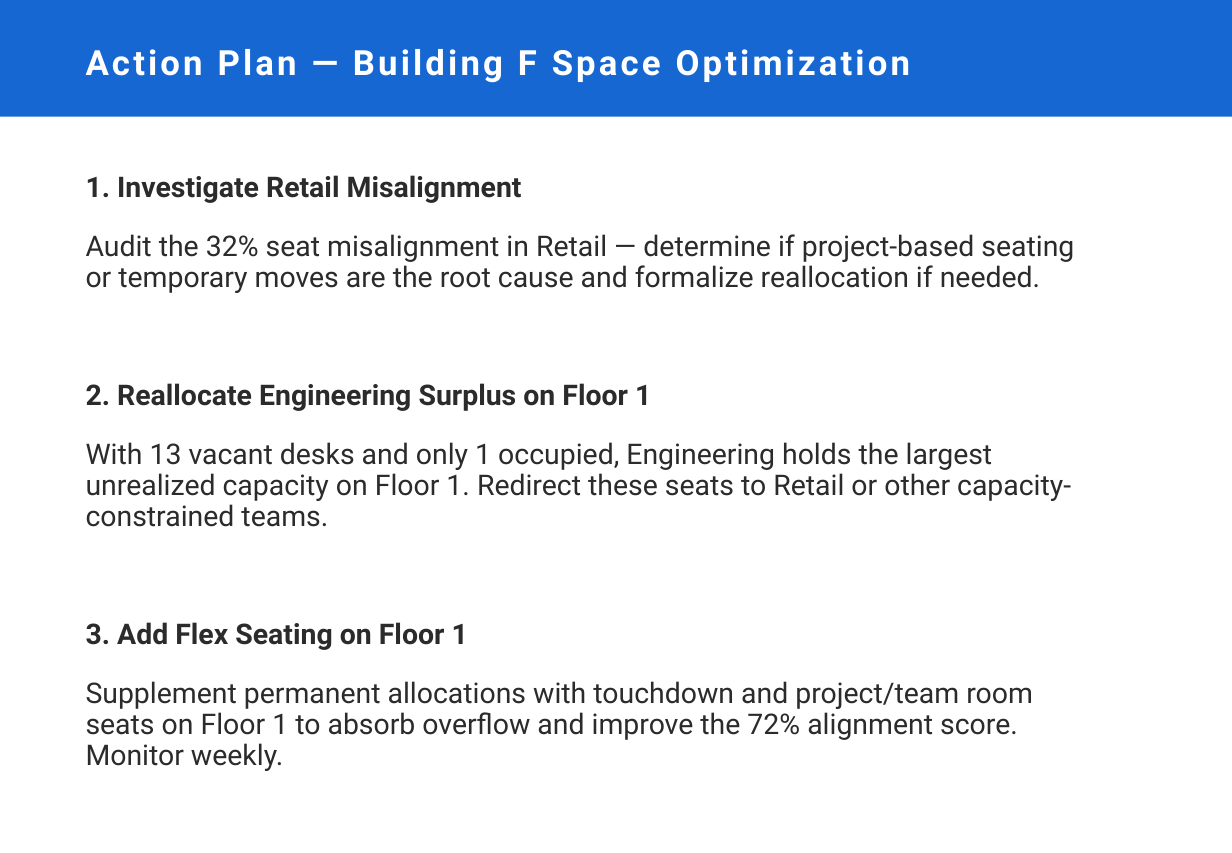
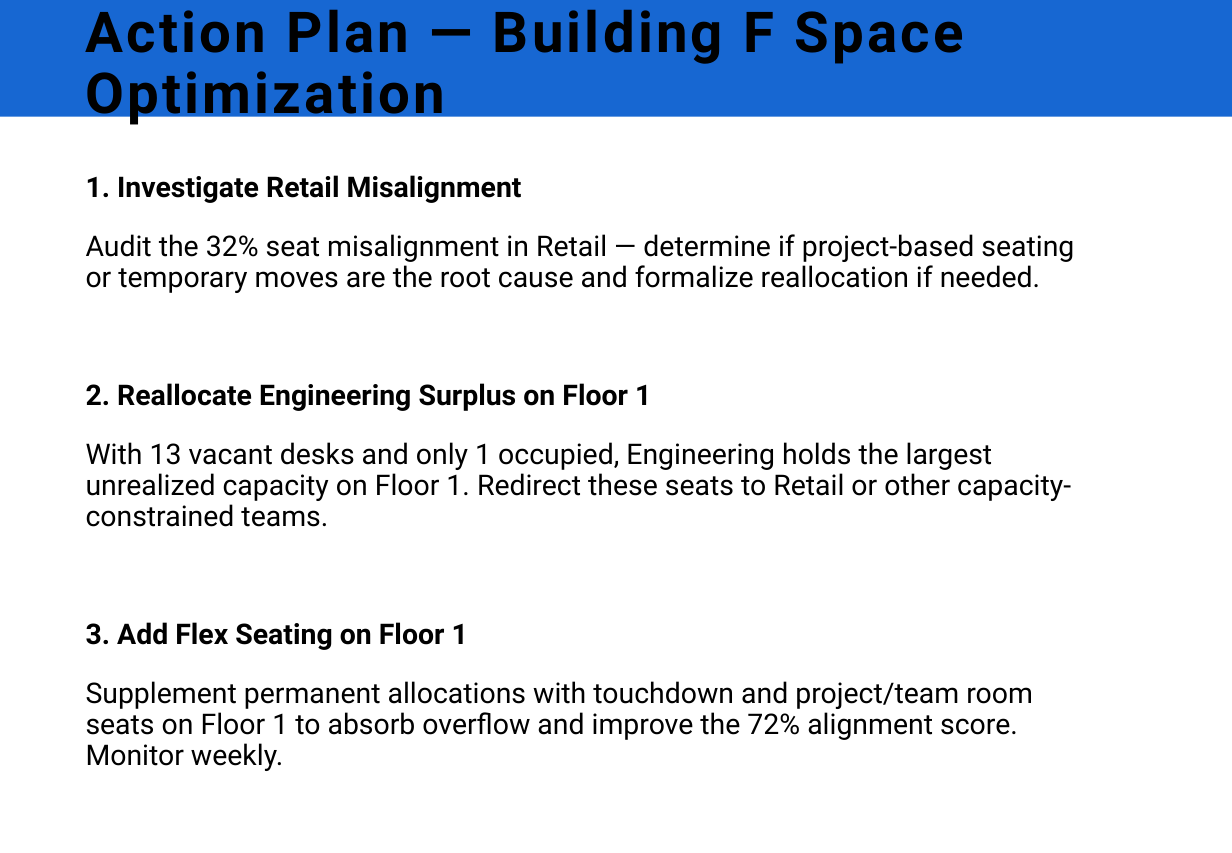
Before and after one commit to parokshs/conversational-ui, a slide deck: slide 6 of src/demo/presentation/assets/CWP_Template.pptx (slide 12 before the commit). Drawn at 1232x853 pixels with LibreOffice and Linux fonts; fonts in the diff are those of the drawing; background and template pictures are left out. Boxes give left, top, right and bottom in pixels: in the first picture for what was removed or moved away, otherwise in the second. Text is boxed around its words. In the diff, an @@ line names an element or a change of style, - is before the commit and + after.

```diff
--- a/src/demo/presentation/assets/CWP_Template.pptx
+++ b/src/demo/presentation/assets/CWP_Template.pptx
@@ title "Action Plan — Building F ..." at (86,9,964,126): size 22 to 35.8 pt, text colour #FFFFFF to #000000 @@
@@ text "1. Investigate Retail Misalignment" at (86,175,1074,771): text colour #2B2B2B to #000000 @@
```
Also in this commit, not shown: 3 other slides changed, 1 slide added, 7 slides removed, 29 other files.
